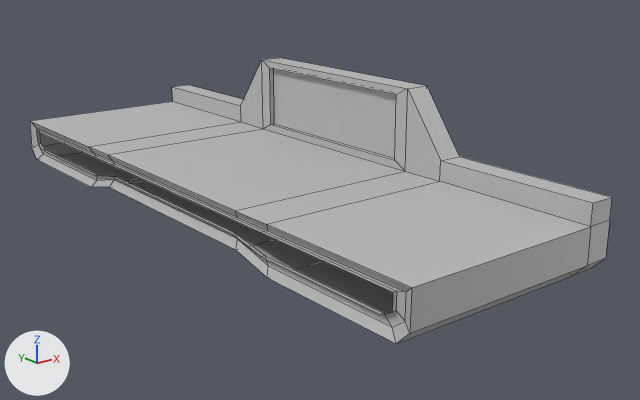
An edit to the FBX model GGJ_2020/Assets/_Levels/Beau/FBX/FBX_wallTable.fbx, drawn before and after from the same camera.
Camera for both pictures: a camera (50 mm lens) standing at (0.07, -4.37, 3.13) and looking at (3.32, -0.31, 1.51). Arrows for +X, +Y and +Z are at lower left; the lights stay in place. Mesh edges are drawn as thin lines. Where no turn or scale is listed for an object, it has been applied to the vertices.

Names of what the first picture shows: 'Base'.
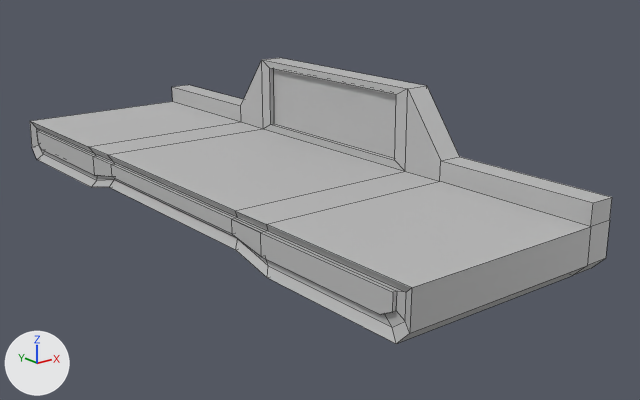
Changed parts and their boxes [x1, y1, x2, y2] in the pictures (640 x 400 px):
```json
{"object": "Neon", "change": "added", "after": [37, 132, 393, 315]}
```

The change, as JSON lines over the scene's bpy script:
```json
{"op": "add", "block": "me_mesh_001", "code": ["me_mesh_001 = bpy.data.meshes.new('Mesh.001')", "me_mesh_001.from_pydata([(-0.67, -0.69, -0.03), (-0.67, -0.95, -0.08), (-0.67, -0.95, 0.05), (-0.67, -0.69, 0.05), (-0.67, 0.69, -0.03), (-0.67, 0.69, 0.05), (-0.67, 0.95, -0.08), (-0.67, 0.95, 0.05), (-0.67, 1.83, -0.08), (-0.67, 1.9, -0.04), (-0.67, 1.9, 0.05), (-0.67, -1.83, -0.08), (-0.67, -1.9, -0.04), (-0.67, -1.9, 0.05)], [], [(3, 0, 1, 2), (5, 4, 0, 3), (2, 1, 11, 12, 13), (7, 6, 4, 5), (9, 8, 6, 7, 10)])", "me_mesh_001.materials.append(mat_lambert1)  # grey #bcbcbc"]}
{"op": "add", "block": "ob_neon", "code": ["ob_neon = bpy.data.objects.new('Neon', me_mesh_001)", "ob_neon.location = (3.106, 0.0, 1.62)"]}
```
